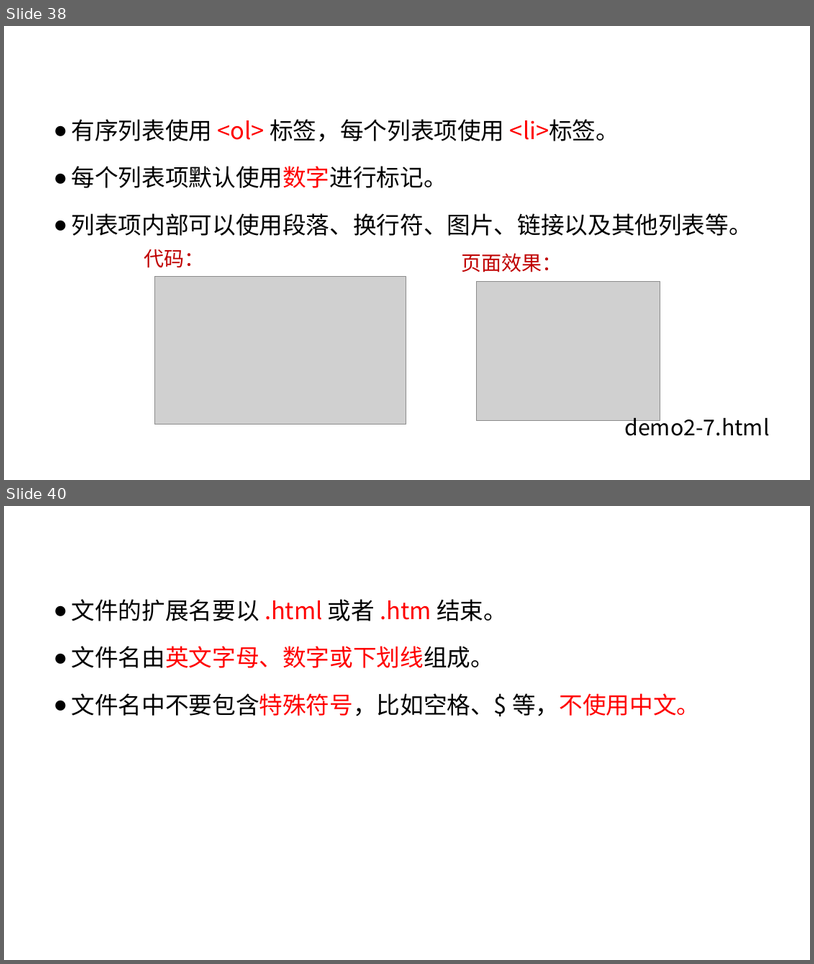
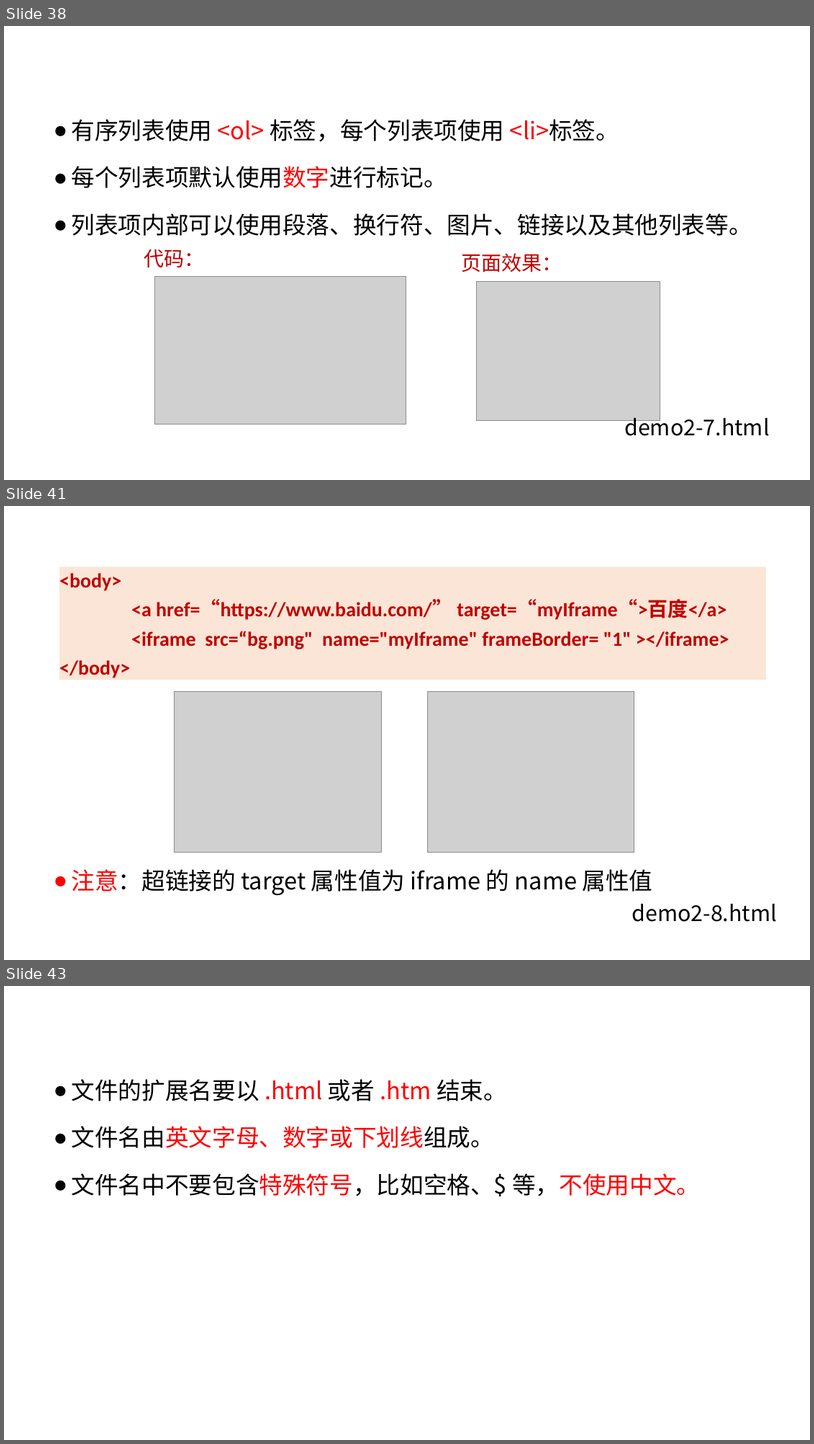
Before and after one commit to edu2act/course-web1, a slide deck: materials/slides/ch02-htmlBasic1.pptx. Shown one above the other, each under a label of ours: slides 38 and 40 before the commit, slides 38, 41 and 43 after it; the slides between them are not shown. The pictures are 814x964 and 814x1444 pixels, drawn with LibreOffice and Linux fonts; fonts in the diff are those of the drawing; grey boxes stand for pictures; background and template pictures are left out. Boxes give left, top, right and bottom in pixels: in the first picture for what was removed or moved away, otherwise in the second. Text is boxed around its words. In the diff, an @@ line names an element or a change of style, - is before the commit and + after.

```diff
--- a/materials/slides/ch02-htmlBasic1.pptx
+++ b/materials/slides/ch02-htmlBasic1.pptx
@@ slide 41 added at (4, 506, 810, 960), background #FFFFFF; not listed: 2 template elements that a slide beside it also shows @@
@@ rectangle added at (59, 566, 767, 680), fill #FBE5D6, 24 pt, text #C00000, bold @@
+<body>
+<a href=“https://www.baidu.com/” target=“myIframe“>百度</a>
+<iframe src=“bg.png" name="myIframe" frameBorder= "1" ></iframe>
+</body>
@@ picture added at (175, 691, 382, 852) @@
@@ picture added at (427, 691, 634, 852) @@
@@ title added at (72, 869, 236, 891), 36 pt, text #FFFFFF @@
+内联框架的使用
@@ text added at (72, 869, 653, 895), 28 pt, text #000000 @@
+● 注意：超链接的 target 属性值为 iframe 的 name 属性值
@@ text added at (633, 903, 777, 921), 26 pt, text #000000 @@
+demo2-8.html
@@ what was slide 40 is now slide 43 @@
```
Also in this commit, not shown: 9 slides changed, 2 other slides added, 9 other files.
